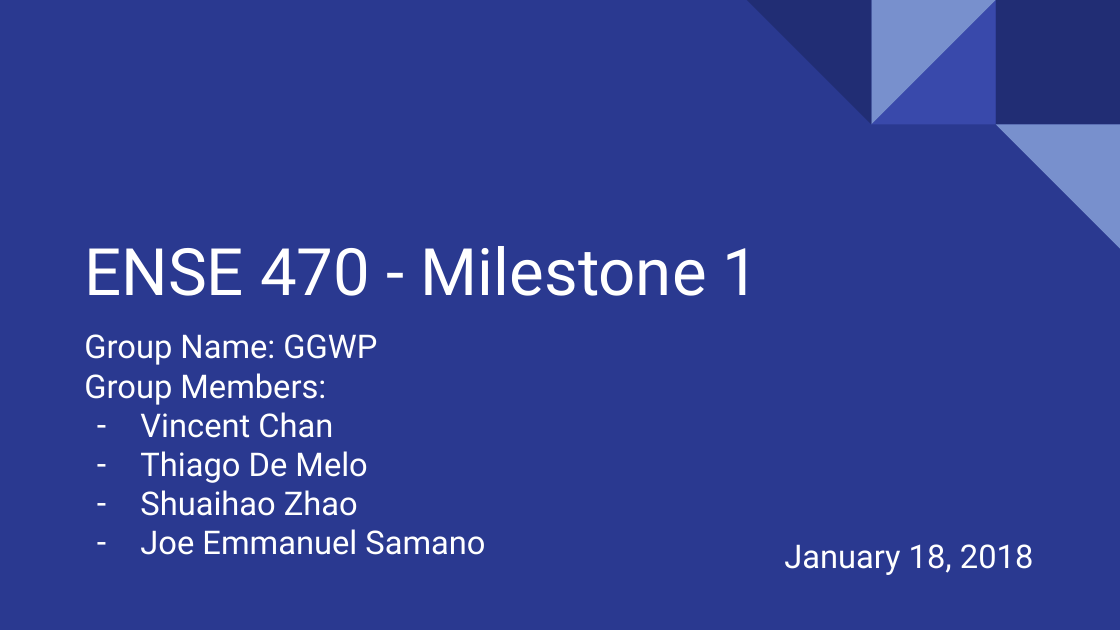
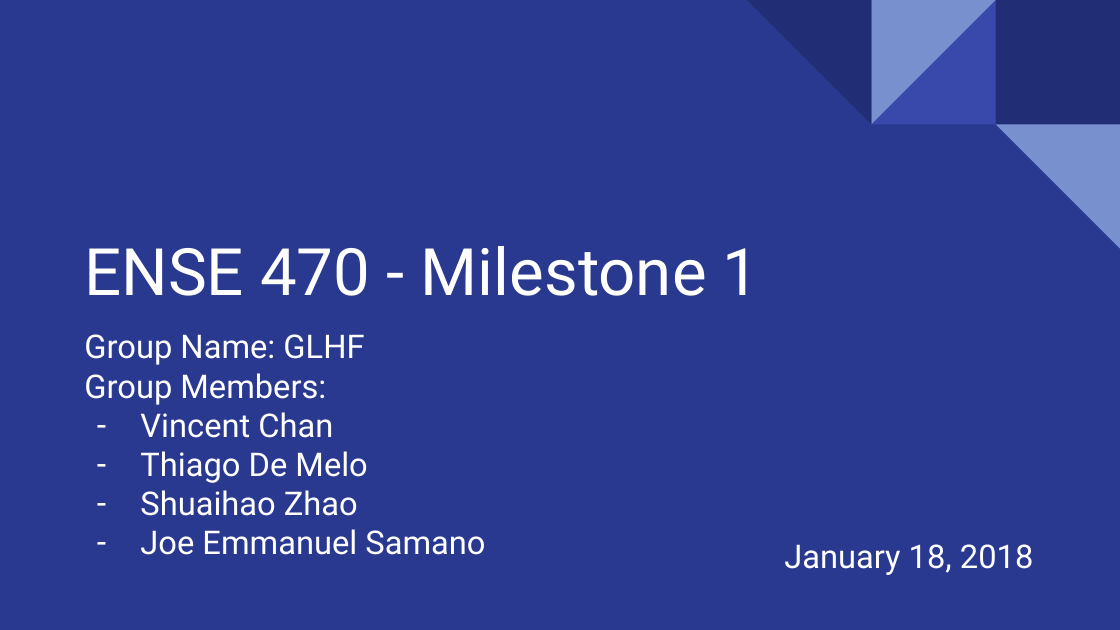
Before and after one commit to samano2j/ENSE-470-, a slide deck: slide 1 of ENSE 470 - Milestone 1.pptx. Drawn at 1120x630 pixels with LibreOffice and Linux fonts; fonts in the diff are those of the drawing. Boxes give left, top, right and bottom in pixels: in the first picture for what was removed or moved away, otherwise in the second. Text is boxed around its words. In the diff, an @@ line names an element or a change of style, - is before the commit and + after.

Commit message:
Milestone 1 Final Version (Fixed)

```diff
--- a/ENSE 470 - Milestone 1.pptx
+++ b/ENSE 470 - Milestone 1.pptx
@@ subtitle at <box>84,334,364,365</box>: text changed @@
-Group Name: GGWP
+Group Name: GLHF
```
Also in this commit, not shown: 1 other file.
